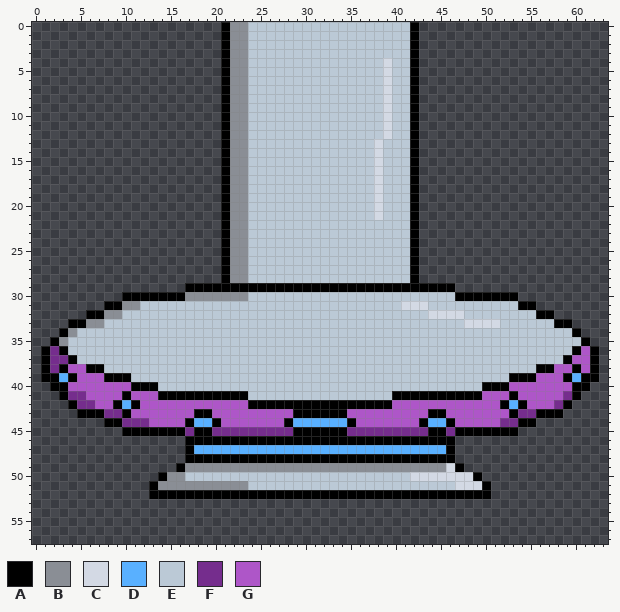
Sprite sheet -- Assets/Sprites/Assembly Machines/ShapeMachine/ShapeMachine2.png. Above: the version before the commit.
The file is 64x80 pixels. Shown: x 0..63, y 0..57.
Palette (. is transparent): A #000000  B #8a8e95  C #d3d9e4  D #59b0ff  E #bbc9d6  F #752d8d  G #ae56c8
Pixels before (only the part around the change), first column x 0:
 0 .....................ABBEEEEEEEEEEEEEEEEEEA.....................
 1 .....................ABBEEEEEEEEEEEEEEEEEEA.....................
 2 .....................ABBEEEEEEEEEEEEEEEEEEA.....................
 3 .....................ABBEEEEEEEEEEEEEEEEEEA.....................
 4 .....................ABBEEEEEEEEEEEEEEECEEA.....................
 5 .....................ABBEEEEEEEEEEEEEEECEEA.....................
 6 .....................ABBEEEEEEEEEEEEEEECEEA.....................
 7 .....................ABBEEEEEEEEEEEEEEECEEA.....................
 8 .....................ABBEEEEEEEEEEEEEEECEEA.....................
 9 .....................ABBEEEEEEEEEEEEEEECEEA.....................
10 .....................ABBEEEEEEEEEEEEEEECEEA.....................
11 .....................ABBEEEEEEEEEEEEEEECEEA.....................
12 .....................ABBEEEEEEEEEEEEEEECEEA.....................
13 .....................ABBEEEEEEEEEEEEEECEEEA.....................
14 .....................ABBEEEEEEEEEEEEEECEEEA.....................
15 .....................ABBEEEEEEEEEEEEEECEEEA.....................
16 .....................ABBEEEEEEEEEEEEEECEEEA.....................
17 .....................ABBEEEEEEEEEEEEEECEEEA.....................
18 .....................ABBEEEEEEEEEEEEEECEEEA.....................
19 .....................ABBEEEEEEEEEEEEEECEEEA.....................
20 .....................ABBEEEEEEEEEEEEEECEEEA.....................
21 .....................ABBEEEEEEEEEEEEEECEEEA.....................
22 .....................ABBEEEEEEEEEEEEEEEEEEA.....................
23 .....................ABBEEEEEEEEEEEEEEEEEEA.....................
24 .....................ABBEEEEEEEEEEEEEEEEEEA.....................
25 .....................ABBEEEEEEEEEEEEEEEEEEA.....................
26 .....................ABBEEEEEEEEEEEEEEEEEEA.....................
27 .....................ABBEEEEEEEEEEEEEEEEEEA.....................
28 .....................ABBEEEEEEEEEEEEEEEEEEA.....................
29 .................AAAAAAAAAAAAAAAAAAAAAAAAAAAAAA.................
30 ..........AAAAAAABBBBBBBEEEEEEEEEEEEEEEEEEEEEEEAAAAAAA..........
31 ........AABBEEEEEEEEEEEEEEEEEEEEEEEEEEEEECCCEEEEEEEEEEAA........
32 ......AABBEEEEEEEEEEEEEEEEEEEEEEEEEEEEEEEEEECCCCEEEEEEEEAA......
33 ....AABBEEEEEEEEEEEEEEEEEEEEEEEEEEEEEEEEEEEEEEEECCCCEEEEEEAA....
34 ...ABEEEEEEEEEEEEEEEEEEEEEEEEEEEEEEEEEEEEEEEEEEEEEEEEEEEEEEEA...
35 ..ABEEEEEEEEEEEEEEEEEEEEEEEEEEEEEEEEEEEEEEEEEEEEEEEEEEEEEEEEEA..
36 .AFAEEEEEEEEEEEEEEEEEEEEEEEEEEEEEEEEEEEEEEEEEEEEEEEEEEEEEEEEAGA.
37 .AFFAEEEEEEEEEEEEEEEEEEEEEEEEEEEEEEEEEEEEEEEEEEEEEEEEEEEEEEAGGA.
38 .AFAGGAAEEEEEEEEEEEEEEEEEEEEEEEEEEEEEEEEEEEEEEEEEEEEEEEEAAGGAGA.
39 .AADAGGGAAAEEEEEEEEEEEEEEEEEEEEEEEEEEEEEEEEEEEEEEEEEEAAAGGGADAA.
40 ..AAGGGGGGGAAAEEEEEEEEEEEEEEEEEEEEEEEEEEEEEEEEEEEEAAAGGGGGGGAA..
41 ...AFFGGGGAGGGAAAAAAAAAAEEEEEEEEEEEEEEEEAAAAAAAAAAGGGAGGGGGFA...
42 ....AFFGGADAGGGGGGGGGGGGAAAAAAAAAAAAAAAAGGGGGGGGGGGGADAGGGFA....
43 .....AAAFFAGGGGGGGAAGGGGGGGGGAAAAAAGGGGGGGGGAAGGGGGGGAFFAAA.....
44 ........AAFFFGGGGADDAGGGGGGGADDDDDDAGGGGGGGADDAGGGGGFFAA........
45 ..........AAAAAAAFAAFFFFFFFFFAAAAAAFFFFFFFFFAAFAAAAAAA..........
46 .................AAAAAAAAAAAAAAAAAAAAAAAAAAAAAA.................
47 .................ADDDDDDDDDDDDDDDDDDDDDDDDDDDDA.................
48 .................AAAAAAAAAAAAAAAAAAAAAAAAAAAAAA.................
49 ................ABBBBBBBBBBBBBBBBBBBBBBBBBBBBBCA................
50 ..............ABBEEEEEEEEEEEEEEEEEEEEEEEEECCCCCCCA..............
51 .............ABBBBBBBBBBEEEEEEEEEEEEEEEEEEEEEEECCCA.............
52 .............AAAAAAAAAAAAAAAAAAAAAAAAAAAAAAAAAAAAAA.............
53 ................................................................
54 ................................................................
55 ................................................................
56 ................................................................
57 ................................................................
Once edited:
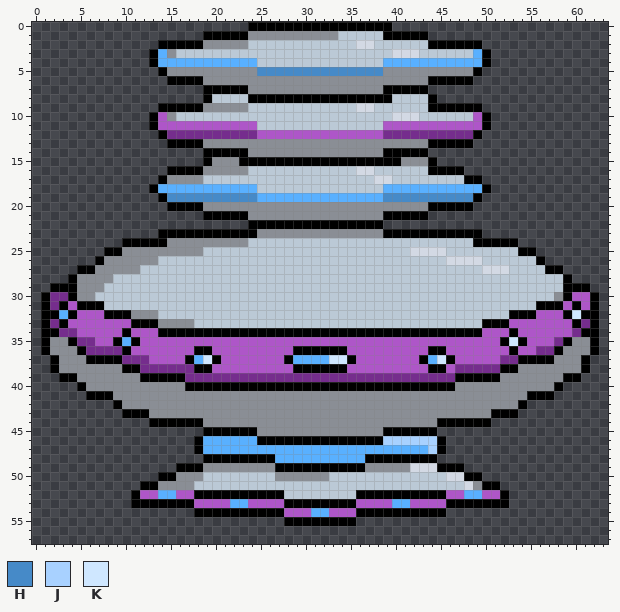
Colours new in this view: H #468ac8  J #a8d1ff  K #cfe7ff
Diff:
Changed rows in their new state; - is an unchanged pixel.
first column x 1:
 0 --------------------...AAAAAAAAAAAAAAAA...--------------------
 1 ------------------AA-AABBBBBBBBBB-----AAA-A-------------------
 2 -------------AAAAABBB--------------CC----EEAAAAAA-------------
 3 ------------ADBEEEEEEEE----------------CCCEEEEEEDA------------
 4 ------------ADDDDDDDDDDD--------------DDDDDDDDDDDA------------
 5 -------------ABBBBBBB--BHHHHHHHHHHHHHHBBBBBBBBBBA-------------
 6 --------------AAAABBB--BBBBBBBBBBBBBBBBBBBBAAAAA--------------
 7 ------------------AA-AABBBBBBBBBBBBBBBAAA-A-------------------
 8 ------------------AEEEEAAAAAAAAAAAAAAAA--EEA------------------
 9 -------------AAAAABBB--------------CC-E--EEAAAAAA-------------
10 ------------AGBEEEEEEEE---------------ECCCEEEEEEGA------------
11 ------------AGGGGGGGGGGG--------------GGGGGGGGGGGA------------
12 -------------AFFFFFFFFFFGGGGGGGGGGGGGGFFFFFFFFFFA-------------
13 --------------AAAABBB--BBBBBBBBBBBBBBBBBBBBAAAAA--------------
14 ------------------AA-AABBBBBBBBBBBBBBBAAA-A-------------------
15 ------------------ABB-AAAAAAAAAAAAAAAAAABBBA------------------
16 --------------AAAABBB--------------CCE---EEAAAA---------------
17 -------------ABBBBEEEEE---------------C--EEEEEEAA-------------
18 ------------ADDDDDDDDDDD-------------EDDDDDDDDDDDA------------
19 -------------AHHHHHHHHHHDDDDDDDDDDDDDDHHHHHHHHHHA-------------
20 --------------AAAABBB--BBBBBBBBBBBBBBBBBBBBAAAAA--------------
21 ------------------AA-AABBBBBBBBBBBBBBBAAA-A-------------------
22 --------------------...AAAAAAAAAAAAAAA....--------------------
23 -------------AAAAAAA-AAABBBBBBBBBBBBBBAAA-AAAAAAA-------------
24 ---------AAAAABBBBBBB--------------------EEEEEEEAAAAA---------
25 -------AABBBBBBBBBEEEEE------------------CCCCEEEEEEEEAA-------
26 ------ABBBBBBEEEEEEEEEE------------------EEEECCCCEEEEEEA------
27 ----AABBBBBEEEEEEEEEEEE------------------EEEEEEEECCCEEEEAA----
28 ---ABBBBEEEEEEEEEEEEEEE------------------EEEEEEEEEEEEEEEEEA---
29 -AAABBBEEEEEEEEEEEEEEEEEEEEEEEEEEEEEEEEEEEEEEEEEEEEEEEEEEEAAA-
30 AFFABBEEEEEEEEEEEEEEEEE-----------------------EEEEEEEEEEEBAGGA
31 AFAGAAAEEEE-----------------------------EEE----------EEAAAGAGA
32 AADAGGGAAABBB------------------------------EEEE-----AAAGGGAKAA
33 AFAGGGGGGGAAABBBB------------------------------EEAAAGGGGGGGAFA
34 AAFFGGGGGAGGGAAAAAAAAAAAAAAAAAAAAAAAAAAAAAAAAAAAAGGGAGGGGGGFAA
35 AB-AFFGGADAGGGGGGGGGGGGGGGGGGGGGGGGGGGGGGGGGGGGGGGGAKAGGGFABBA
36 -BBBAFFFFAGGGGGGGAAGGGGGGGGGAAAAAAGGGGGGGGGAAGGGGGGGAGGFFABBB-
37 .ABBBAAAAFFFGGGGADKAGGGGGGGADDDDKKAGGGGGGGADKAGGGGGFFAAAABBBA.
38 .ABBBBBBBAAFFFFFFAAGGGGGGGGGAAAAAAGGGGGGGGGAAGFFFFFAABBBBBBBA.
39 ..A-BBBBBBBAAAAAFFFFFFFFFFFFFFFFFFFFFFFFFFFFFFAAAAABBBBBBB-A..
40 -...ABBBBBBBBBBBAAAAAAAAAAAAAAAAAAAAAAAAAAAAAABBBBBBBBBBBA...-
41 --...AAABBBBBBBBBBBBBBBBBBBBBBBBBBBBBBBBBBBBBBBBBBBBBBAAA...--
42 ---.....-BBBBBBBBBBBBBBBBBBBBBBBBBBBBBBBBBBBBBBBBBBBB-.....---
43 ----.....-AABBBBBBBBBBBBBBBBBBBBBBBBBBBBBBBBBBBBBBAA-.....----
44 -------.....AAAA-ABBBBBBBBBBBBBBBBBBBBBBBBBBA-AAAA.....-------
45 ---------.........-AAAAABBBBBBBBBBBBBBAAAAA-.........---------
46 ----------------.-DDDDDD--------------JJJJJJ-.----------------
47 ----------------.A-------------------------JA.----------------
48 ----------------..--------DDDDDDDDDD--------..----------------
49 ----------------AA--------AAAAAAAAAA-----CCCAA----------------
50 --------------A-BB--------BBBBBB---------EEEE--A--------------
51 -----------A-----EEEEEE-----------------------E-B-A-----------
52 ----------AGGDDGG----------EEEEEEEE----------GGDDGGA----------
53 ----------AAAAAAAGGGGDDGGGGAAAAAAAAGGGGDDGGGGAAAAAAA----------
54 -----------------AAAAAAAAAAGGGDDGGGAAAAAAAAAA-----------------
55 ---------------------------AAAAAAAA---------------------------
